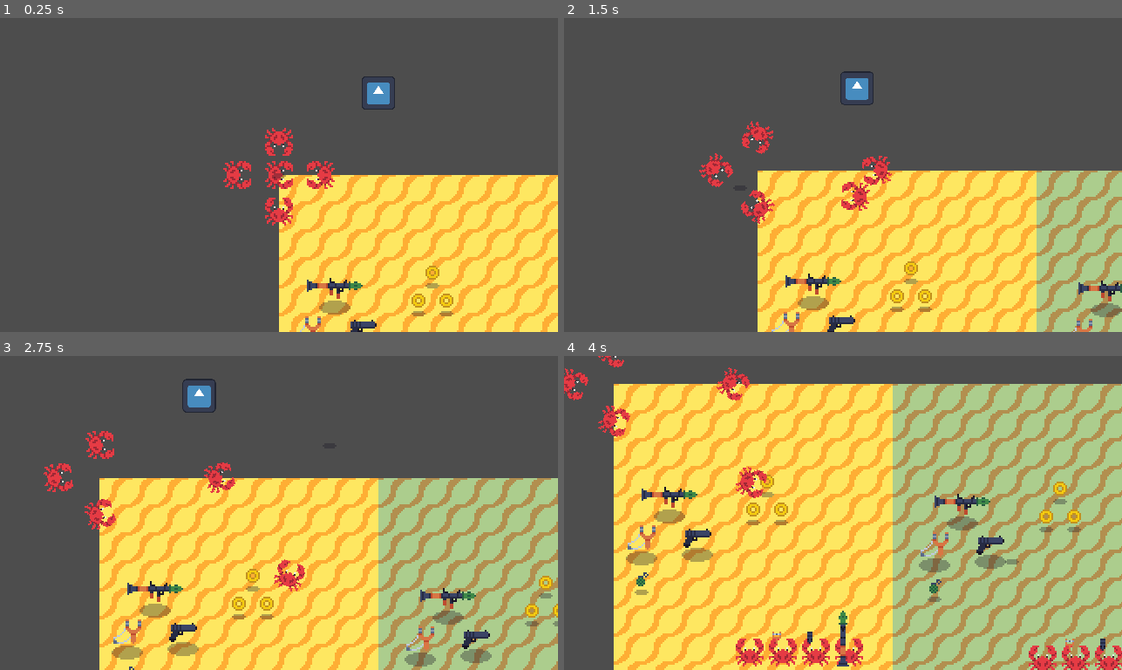
Above: before the commit, frames 1-4 (two rows, left to right).
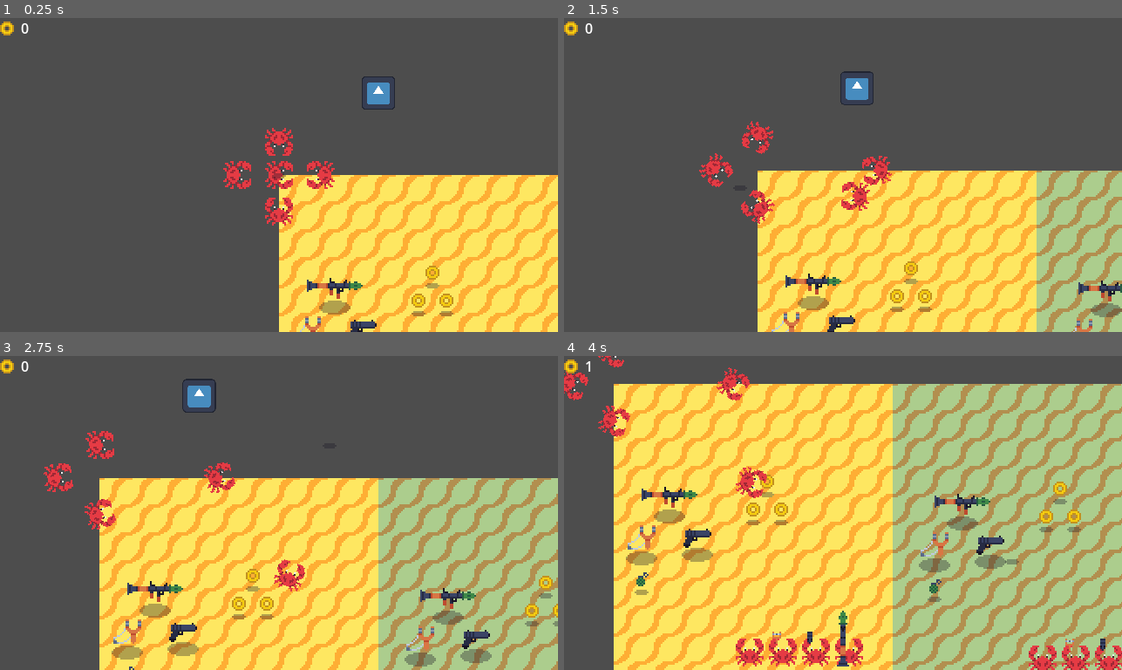
Above: after the commit, the same moments.

Repository: deckerous/crab-x
Game: Godot game, scene res://Levels/Test/sprite_size_test.tscn
The game is run twice, just before and just after one commit, with the same random seed, the same clock (stepped at 60 frames per second) and the same inputs. The project has no main scene, so this scene is started directly. The engine's default icon, where the game draws it, is replaced by a stand-in: a white triangle on a blue panel in a dark square.
Inputs (mouse positions are in pixels of both pictures, inside the frame that each line leads up to):
- Up to frame 1 (0.25 s): no input
- Up to frame 2 (1.5 s): tap Enter at 0.5 s; move the mouse to (965, 159) at 0.52 s; hold D (move_right) 0.53-1.28 s; move the mouse to (731, 190) at 1.27 s; hold S (move_down) from 1.28 s (still down)
- Up to frame 3 (2.75 s): move the mouse to (334, 443) at 2.02 s; release S (move_down) at 2.03 s; hold D (move_right) from 2.03 s (still down)
- Up to frame 4 (4 s): move the mouse to (815, 575) at 2.77 s; release D (move_right) at 2.78 s; hold C (coin_up, bound only after the commit) 2.78-3.53 s; move the mouse to (1010, 560) at 3.52 s; hold A (move_left) from 3.53 s (still down)

The runs differ from the first frame. In frame 1, 0.1% of the frame differs, in the area x 0-6%, y 1-6%; in frame 2, 0.1%; in frame 3, 0.1%; in frame 4, 0.1%.

Commit message:
Included basic coinage to player.

Diff:
--- a/Player/Scenes/player.tscn
+++ b/Player/Scenes/player.tscn
@@ -1,9 +1,10 @@
-[gd_scene load_steps=7 format=3 uid="uid://c1u7abh3kwaiv"]
+[gd_scene load_steps=8 format=3 uid="uid://c1u7abh3kwaiv"]
 
 [ext_resource type="Script" path="res://Player/Scripts/player.gd" id="1_hjqw4"]
 [ext_resource type="Script" path="res://Player/Scripts/placeholder_crab.gd" id="2_hgpx8"]
 [ext_resource type="Texture2D" uid="uid://egsqku8cqx1j" path="res://Assets/Crabs/png/crab-16x16.png" id="3_j4mev"]
 [ext_resource type="Texture2D" uid="uid://ba866d5mhxgj7" path="res://Assets/Misc/png/drop-shadow-8x8.png" id="4_x17ct"]
+[ext_resource type="Texture2D" uid="uid://g17fv4dci4b8" path="res://Assets/Misc/png/coin.png" id="5_ugxei"]
 
 [sub_resource type="CircleShape2D" id="CircleShape2D_1m4ya"]
 radius = 6.08276
@@ -123,7 +124,38 @@
 [node name="Crosshair" type="Sprite2D" parent="."]
 texture = ExtResource("4_x17ct")
 
-[node name="RallyPointLine" type="Line2D" parent="."]
+[node name="PlayerUI" type="CanvasLayer" parent="."]
+
+[node name="Control" type="Control" parent="PlayerUI"]
+layout_mode = 3
+anchors_preset = 15
+anchor_right = 1.0
+anchor_bottom = 1.0
+grow_horizontal = 2
+grow_vertical = 2
+
+[node name="HBoxContainer" type="HBoxContainer" parent="PlayerUI/Control"]
+layout_mode = 1
+anchors_preset = 10
+anchor_right = 1.0
+offset_bottom = 8.0
+grow_horizontal = 2
+
+[node name="TextureRect" type="TextureRect" parent="PlayerUI/Control/HBoxContainer"]
+layout_mode = 2
+size_flags_horizontal = 0
+size_flags_vertical = 4
+texture = ExtResource("5_ugxei")
+stretch_mode = 2
+
+[node name="RichTextLabel" type="RichTextLabel" parent="PlayerUI/Control/HBoxContainer"]
+layout_mode = 2
+size_flags_horizontal = 3
+theme_override_font_sizes/normal_font_size = 8
+bbcode_enabled = true
+text = "0"
+fit_content = true
+scroll_active = false
 
 [connection signal="velocity_computed" from="CrabManager/PlaceholderCrab/NavigationAgent2D" to="CrabManager/PlaceholderCrab" method="_on_navigation_agent_2d_velocity_computed"]
 [connection signal="velocity_computed" from="CrabManager/PlaceholderCrab2/NavigationAgent2D" to="CrabManager/PlaceholderCrab2" method="_on_navigation_agent_2d_velocity_computed"]
--- a/Player/Scripts/player.gd
+++ b/Player/Scripts/player.gd
@@ -10,9 +10,12 @@
 @onready var rally_point = $RallyPoint
 @onready var crab_manager = $CrabManager
 @onready var crosshair = $Crosshair
+@onready var rich_text_label = $PlayerUI/Control/HBoxContainer/RichTextLabel
 
 @onready var viewport_w = get_viewport().get_visible_rect().size.x
 @onready var viewport_h = get_viewport().get_visible_rect().size.y
+
+@onready var coin_count : int = 0
 
 var mouse_pos = Vector2.ZERO
 var move_dir = Vector2.ZERO
@@ -29,6 +32,11 @@
 	set_physics_process(true)
 
 func _process(delta):
+	# TODO: Temp coin incrementer
+	if Input.is_action_just_pressed("coin_up"):
+		coin_count += 1
+		rich_text_label.text = str(coin_count)
+
 	# Camera controls
 	var rally_dist_from_crosshair = rally_point.global_position.distance_to(crosshair.global_position)
 	if rally_dist_from_crosshair > crosshair_dist_min and rally_dist_from_crosshair < crosshair_dist_max:
--- a/project.godot
+++ b/project.godot
@@ -54,6 +54,11 @@
 "events": [Object(InputEventKey,"resource_local_to_scene":false,"resource_name":"","device":-1,"window_id":0,"alt_press …(192 unchanged characters)…
 ]
 }
+coin_up={
+"deadzone": 0.5,
+"events": [Object(InputEventKey,"resource_local_to_scene":false,"resource_name":"","device":-1,"window_id":0,"alt_pressed":false,"shift_pressed":false,"ctrl_pressed":false,"meta_pressed":false,"pressed":false,"keycode":0,"physical_keycode":67,"key_label":0,"unicode":99,"location":0,"echo":false,"script":null)
+]
+}
 
 [layer_names]
 
